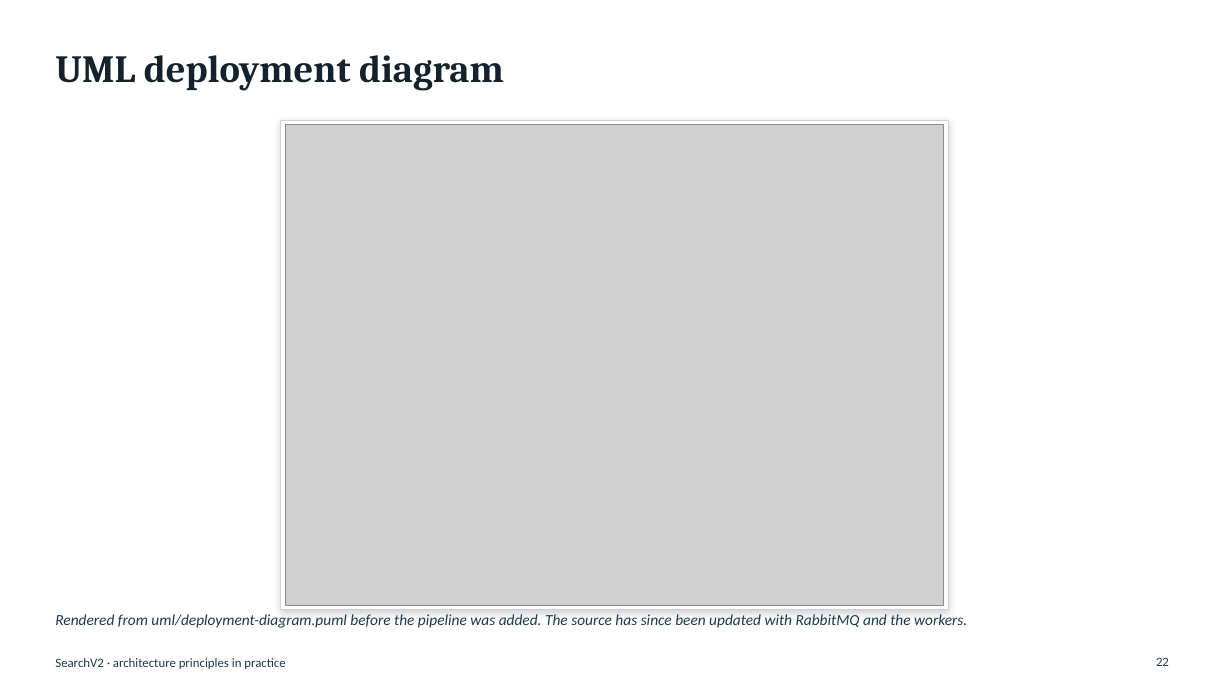
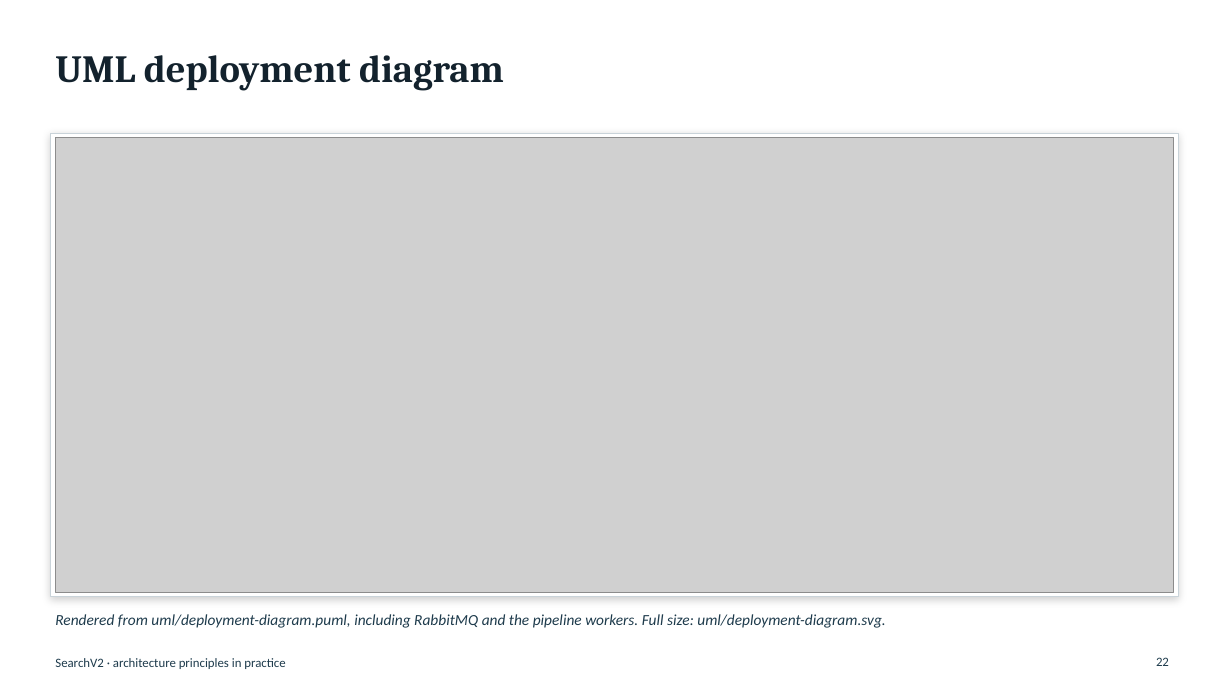
Before and after one commit to searchv2/searchv2, a slide deck: slide 22 of presentation/searchv2-exam.pptx. Drawn at 1232x693 pixels with LibreOffice and Linux fonts; fonts in the diff are those of the drawing; grey boxes stand for pictures. Boxes give left, top, right and bottom in pixels: in the first picture for what was removed or moved away, otherwise in the second. Text is boxed around its words. In the diff, an @@ line names an element or a change of style, - is before the commit and + after.

```diff
--- a/presentation/searchv2-exam.pptx
+++ b/presentation/searchv2-exam.pptx
@@ rectangle: place and size @@
-rectangle at (281, 120, 948, 610)
+rectangle at (51, 133, 1178, 597)
@@ picture: place and size @@
-picture at (286, 125, 944, 605)
+picture at (55, 138, 1174, 592)
@@ text at (55, 614, 885, 628): text changed @@
-Rendered from uml/deployment-diagram.puml before the pipeline was added. The source has since been updated with RabbitMQ and the workers.
+Rendered from uml/deployment-diagram.puml, including RabbitMQ and the pipeline workers. Full size: uml/deployment-diagram.svg.
```
Also in this commit, not shown: 4 other slides changed, 1 slide added, 13 other files.
